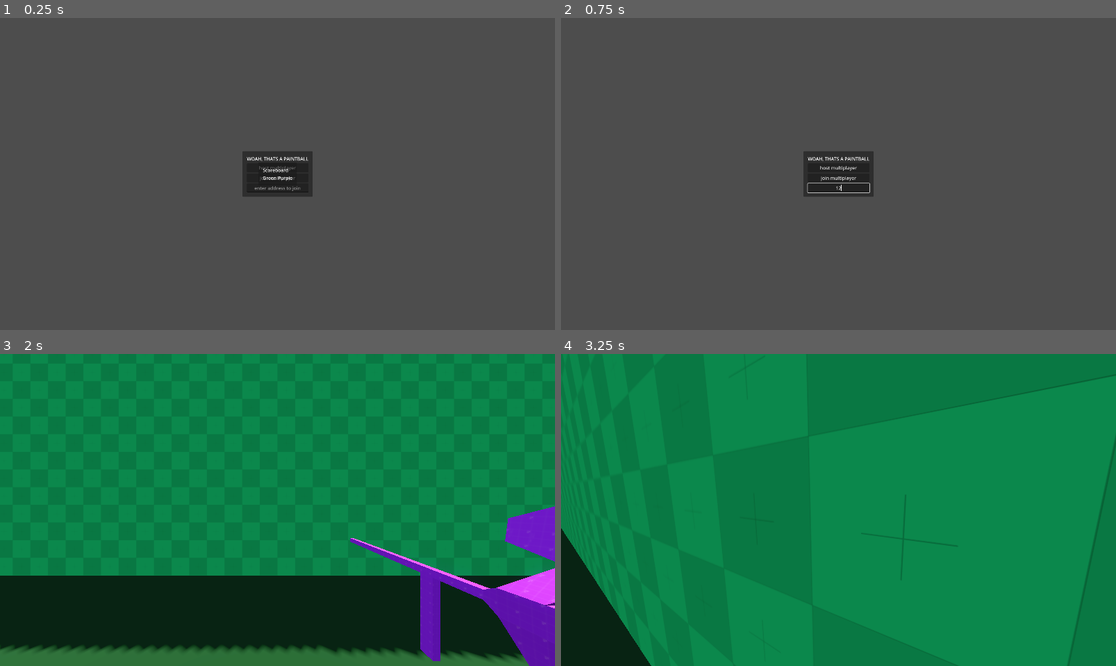
Above: before the commit, frames 1-4 (two rows, left to right).
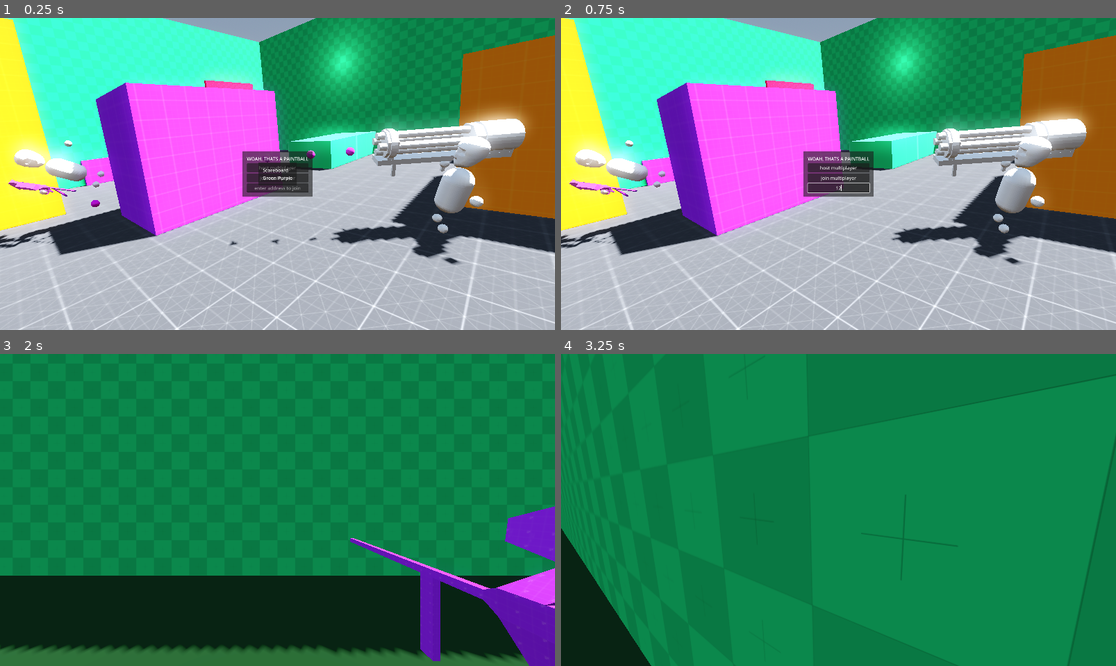
Above: after the commit, the same moments.

Repository: Monkeytonk115/godot-paintball
Game: Godot game, scene res://scenes/main.tscn
Same seed, same stepped clock (60 frames per second), same inputs: the game is played once before the commit and once after it.
Inputs (mouse positions are in pixels of both pictures, inside the frame that each line leads up to):
- Up to frame 1 (0.25 s): no input
- Up to frame 2 (0.75 s): click (838, 186) at 0.52 s; type "12" at 0.6 s
- Up to frame 3 (2 s): click "host multiplayer" at 1.25 s
- Up to frame 4 (3.25 s): move the mouse to (866, 510) at 2.02 s; press the mouse at (866, 510) at 2.03 s; hold W (forward) from 2.03 s (still down); tap Space (jump) at 2.27, 3.02 s; move the mouse to (810, 510) at 2.77 s; release the mouse at (810, 510) at 2.78 s; tap Tab (scoreboard) at 2.85 s

The runs differ from the first frame. In frame 1, 99% of the frame differs, in the area x 0-100%, y 0-100%; in frame 2, 99%; in frame 3, less than 0.1%; in frame 4, less than 0.1%.

Commit message:
titlescreen

Diff:
--- a/scenes/mainMenu.gd
+++ b/scenes/mainMenu.gd
@@ -2,9 +2,13 @@
 signal hostGame
 signal joinGame(address)
 
+const titleScreen = preload("res://scenes/titleScreen.tscn")
+var new_titleScreen
+
 # Called when the node enters the scene tree for the first time.
 func _ready():
-	pass # Replace with function body.
+	new_titleScreen = titleScreen.instantiate()
+	add_child(new_titleScreen)
 
 
 # Called every frame. 'delta' is the elapsed time since the previous frame.
@@ -14,7 +18,9 @@
 
 func _on_button_pressed():
 	hostGame.emit()
+	new_titleScreen.queue_free()
 
 
 func _on_button_2_pressed():
 	joinGame.emit($PanelContainer/MarginContainer/VBoxContainer/LineEdit.text)
+	new_titleScreen.queue_free()
--- a/scenes/weapons/paintball.gd
+++ b/scenes/weapons/paintball.gd
@@ -6,8 +6,9 @@
 	self.max_contacts_reported = 1
 
 
-func _process(delta):
-	pass
+func _physics_process(delta):
+	if position.y <= -10:
+		queue_free()
 
 
 func _on_body_entered(body):
